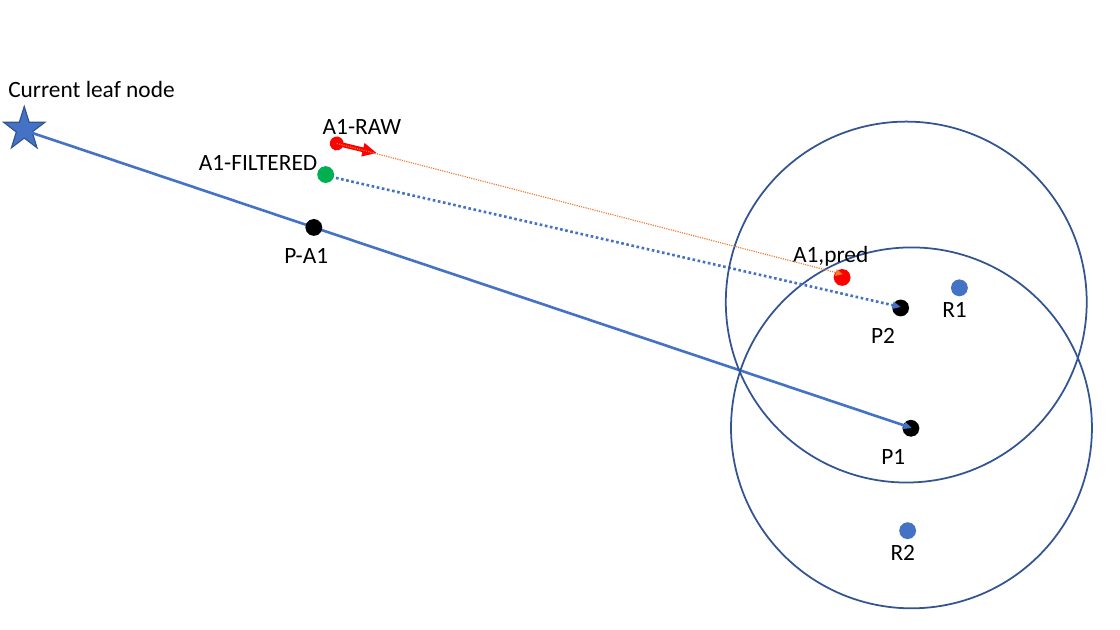
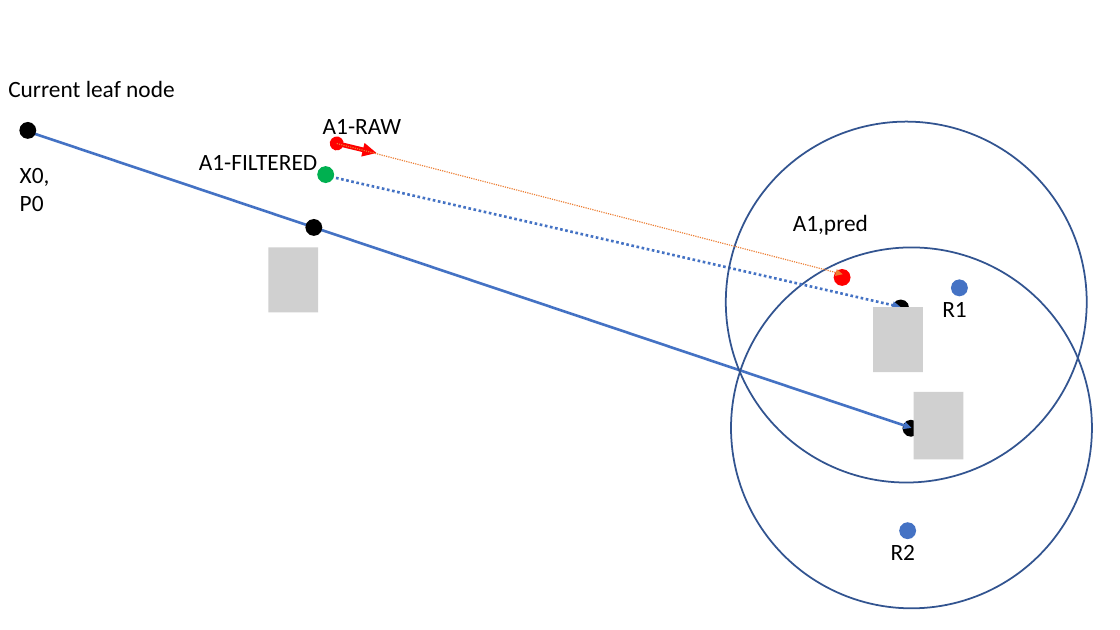
Before and after one commit to erikliland/TTK4900-LaTex, a slide deck: slide 1 of Figures/AIS_gating.pptx. Drawn at 1120x630 pixels with LibreOffice and Linux fonts; fonts in the diff are those of the drawing; grey boxes stand for pictures. Boxes give left, top, right and bottom in pixels: in the first picture for what was removed or moved away, otherwise in the second. Text is boxed around its words. In the diff, an @@ line names an element or a change of style, - is before the commit and + after.

```diff
--- a/Figures/AIS_gating.pptx
+++ b/Figures/AIS_gating.pptx
@@ star removed at [3,107,45,148] @@
@@ ellipse added at [19,122,36,139], fill #000000 @@
@@ text added at [20,168,50,211], 20 pt, text #000000 @@
+X0, P0
@@ text "A1,pred": place and size @@
-text "A1,pred" at [793,245,868,269]
+text "A1,pred" at [793,214,868,235]
@@ picture added at [269,248,318,313] @@
@@ text removed at [284,248,328,263] @@
-P-A1
@@ text removed at [871,328,895,343] @@
-P2
@@ picture added at [873,308,923,372] @@
@@ picture added at [914,392,964,459] @@
@@ text removed at [881,449,905,464] @@
-P1
```
Also in this commit, not shown: 8 other files.
